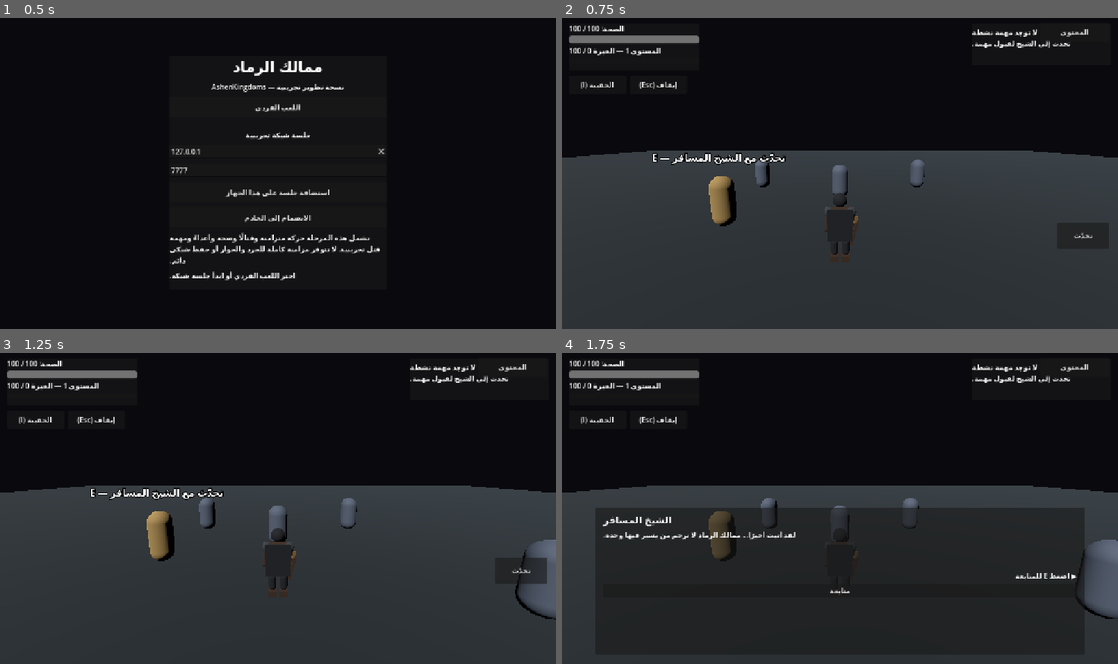
Above: before the commit, frames 1-4 (two rows, left to right).
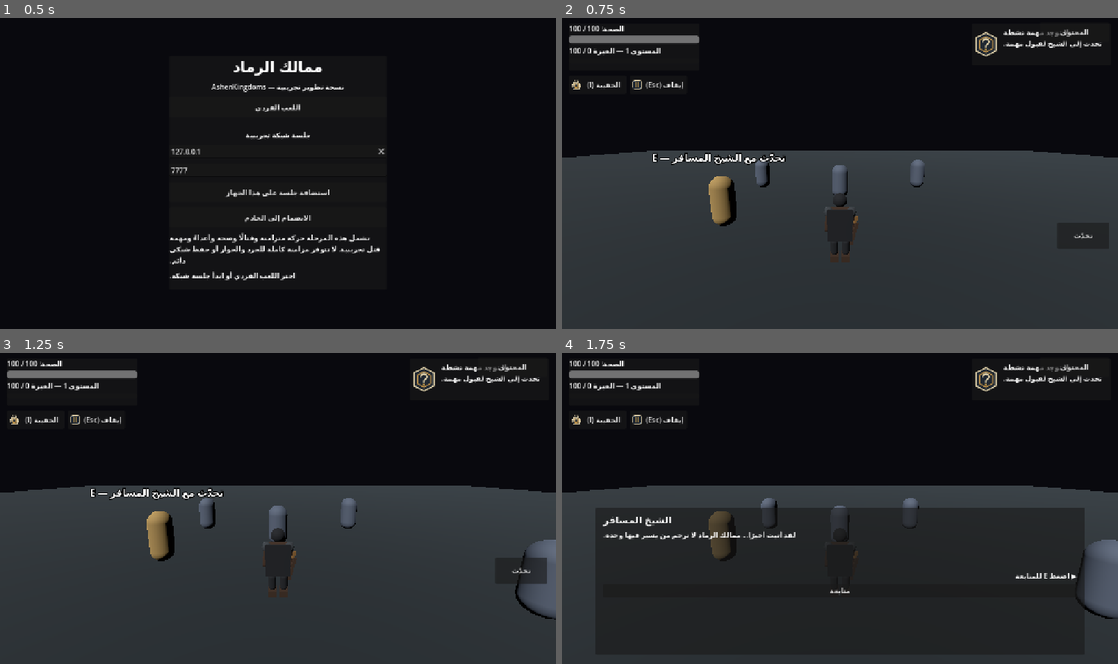
Above: after the commit, the same moments.

Repository: areagleegy/AshenKingdoms
Game: Godot game, scene res://scenes/ui/MainMenu.tscn
Two runs of this game, one before a commit and one after it. Both use one fixed random seed, a clock stepped at 60 frames per second and the inputs below.
Inputs (mouse positions are in pixels of both pictures, inside the frame that each line leads up to):
- Up to frame 1 (0.5 s): no input
- Up to frame 2 (0.75 s): click "اللعب الفردي" at 0.5 s
- Up to frame 3 (1.25 s): no input
- Up to frame 4 (1.75 s): tap Enter (ui_accept) at 1.25 s; move the mouse to (867, 505) at 1.27 s; press the mouse at (867, 505) at 1.28 s; hold W (move_forward) from 1.28 s (still down); tap Space (jump) at 1.52 s; tap Shift (sprint) at 1.55 s

Frame 1 is identical in both runs. In frame 2, 0.9% of the frame differs, in the area x 1-97%, y 3-23%; in frame 3, 0.9%; in frame 4, 0.9%.

Commit message:
ui: integrate original icons into gameplay controls

Diff:
--- a/scripts/ui/hud.gd
+++ b/scripts/ui/hud.gd
@@ -19,6 +19,13 @@
 var _inventory_list: VBoxContainer
 var _pause_panel: PanelContainer
 
+const ICON_INVENTORY: Texture2D = preload("res://assets/ui/icons/backpack.svg")
+const ICON_PAUSE: Texture2D = preload("res://assets/ui/icons/pause.svg")
+const ICON_SWORD: Texture2D = preload("res://assets/ui/icons/sword.svg")
+const ICON_JUMP: Texture2D = preload("res://assets/ui/icons/jump.svg")
+const ICON_SPRINT: Texture2D = preload("res://assets/ui/icons/sprint.svg")
+const ICON_QUEST: Texture2D = preload("res://assets/ui/icons/quest.svg")
+
 
 func _ready() -> void:
 	process_mode = Node.PROCESS_MODE_ALWAYS
@@ -86,13 +93,25 @@
 	quest_panel.offset_top = 16.0
 	quest_panel.offset_bottom = 112.0
 	_root.add_child(quest_panel)
+	var quest_row := HBoxContainer.new()
+	quest_row.add_theme_constant_override("separation", 8)
+	quest_panel.add_child(quest_row)
+
+	var quest_icon := TextureRect.new()
+	quest_icon.texture = ICON_QUEST
+	quest_icon.custom_minimum_size = Vector2(28, 28)
+	quest_icon.stretch_mode = TextureRect.STRETCH_KEEP_ASPECT_CENTERED
+	quest_row.add_child(quest_icon)
+
 	_quest_label = Label.new()
-	_quest_label.custom_minimum_size = Vector2(290, 80)
+	_quest_label.custom_minimum_size = Vector2(248, 80)
 	_quest_label.autowrap_mode = TextServer.AUTOWRAP_WORD
-	quest_panel.add_child(_quest_label)
+	quest_row.add_child(_quest_label)
 
 	var inventory_button := Button.new()
 	inventory_button.text = "الحقيبة (I)"
+	inventory_button.icon = ICON_INVENTORY
+	inventory_button.add_theme_constant_override("icon_max_width", 26)
 	inventory_button.position = Vector2(16, 136)
 	inventory_button.custom_minimum_size = Vector2(132, 42)
 	inventory_button.pressed.connect(toggle_inventory)
@@ -100,6 +119,8 @@
 
 	var pause_button := Button.new()
 	pause_button.text = "إيقاف (Esc)"
+	pause_button.icon = ICON_PAUSE
+	pause_button.add_theme_constant_override("icon_max_width", 26)
 	pause_button.position = Vector2(156, 136)
 	pause_button.custom_minimum_size = Vector2(132, 42)
 	pause_button.pressed.connect(toggle_pause)
@@ -215,6 +236,14 @@
 ) -> void:
 	var button := Button.new()
 	button.text = label_text
+	match action:
+		&"attack":
+			button.icon = ICON_SWORD
+		&"jump":
+			button.icon = ICON_JUMP
+		&"sprint":
+			button.icon = ICON_SPRINT
+	button.add_theme_constant_override("icon_max_width", 26)
 	button.anchor_left = anchor_x
 	button.anchor_right = anchor_x
 	button.anchor_top = anchor_y
